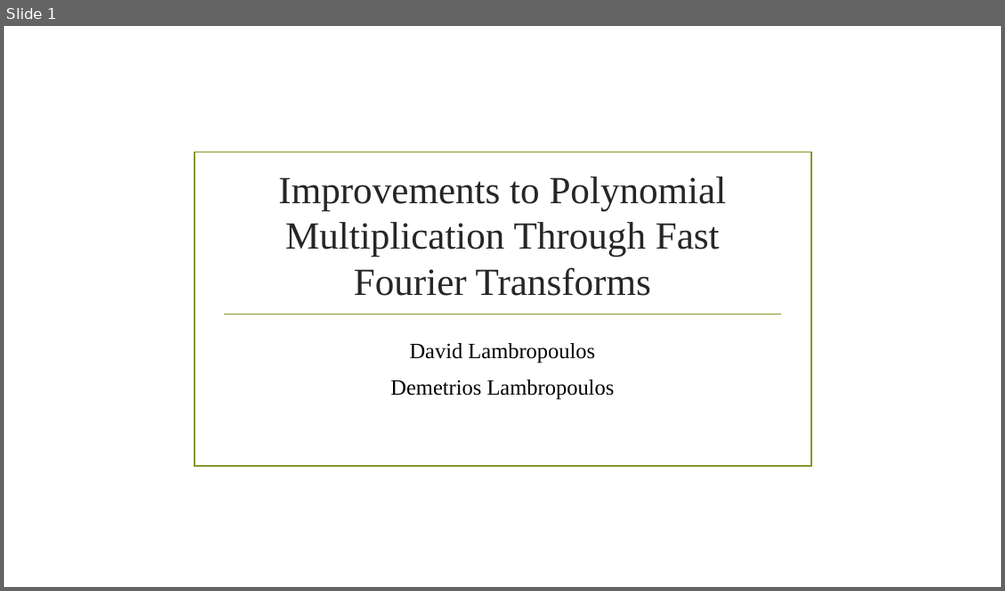
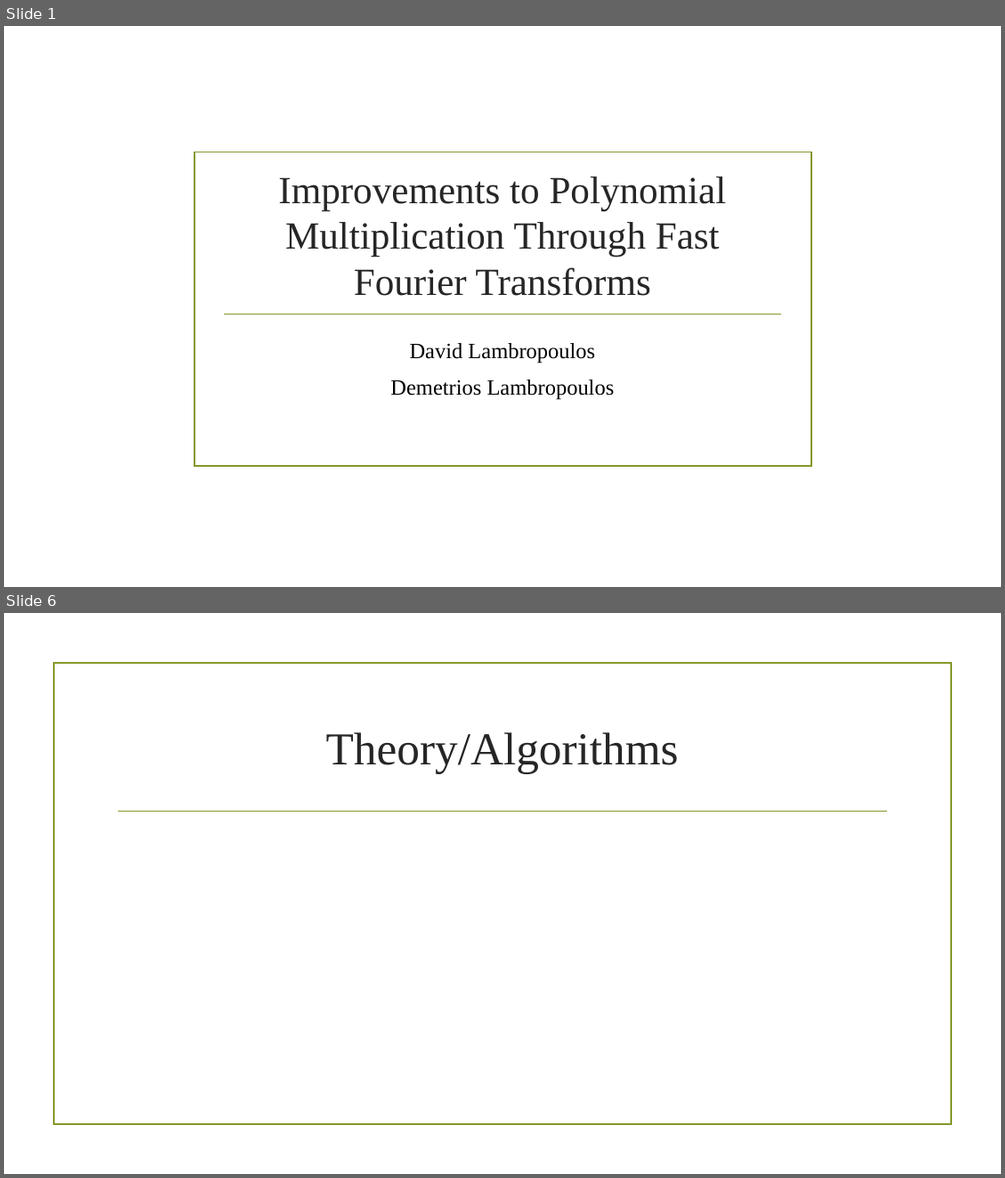
Before and after one commit to david-lambropoulos-91/FFT-Polynomial-Multiplication, a slide deck: Presentation/Improvements to Polynomial Multiplication Through Fast Fourier Transforms.pptx. Shown one above the other, each under a label of ours: slide 1 before the commit, slides 1 and 6 after it; the slides between them are not shown. The pictures are 1005x591 and 1005x1178 pixels, drawn with LibreOffice and Linux fonts; fonts in the diff are those of the drawing; background and template pictures are left out. Boxes give left, top, right and bottom in pixels: in the first picture for what was removed or moved away, otherwise in the second. Text is boxed around its words. In the diff, an @@ line names an element or a change of style, - is before the commit and + after.

```diff
--- a/Presentation/Improvements to Polynomial Multiplication Through Fast Fourier Transforms.pptx
+++ b/Presentation/Improvements to Polynomial Multiplication Through Fast Fourier Transforms.pptx
@@ slide 6 added at bbox=[4, 613, 1001, 1174], background picture (left out) @@
@@ rectangle added at bbox=[53, 663, 951, 1125], outline #83992A 1.25 pt @@
@@ title added at bbox=[326, 732, 679, 774], 44 pt, text #262626 @@
+Theory/Algorithms
@@ line added from (119, 811) to (887, 811), #83992A 1.25 pt @@
```
Also in this commit, not shown: 10 other slides added, 1 slide removed.
